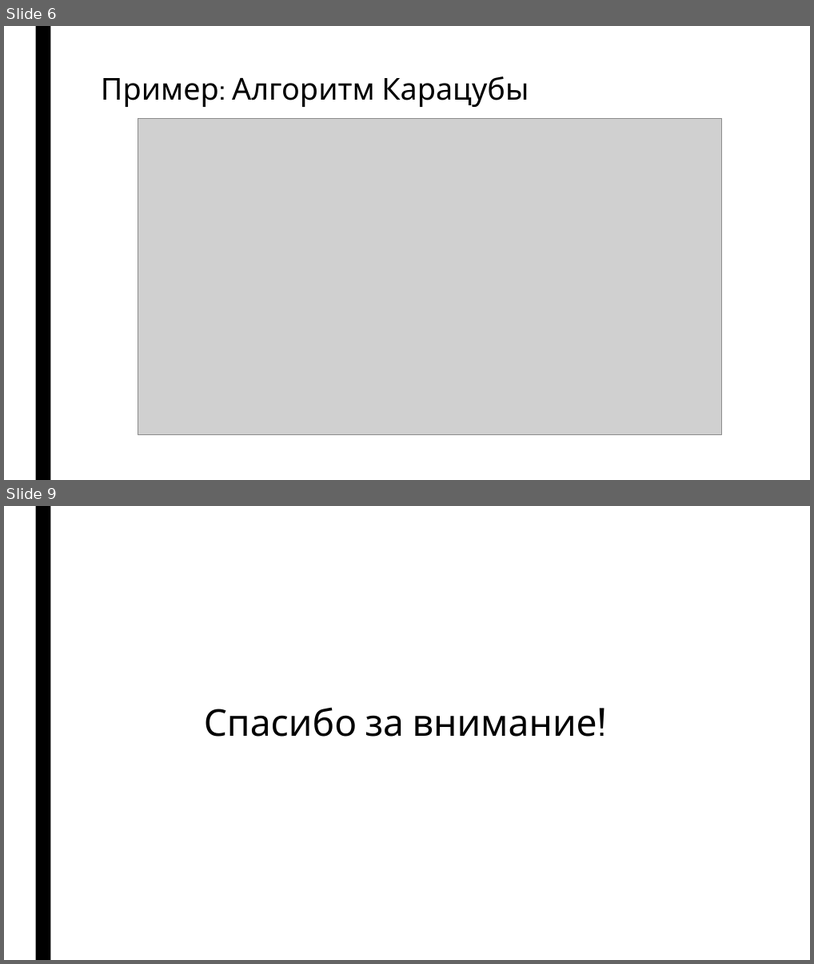
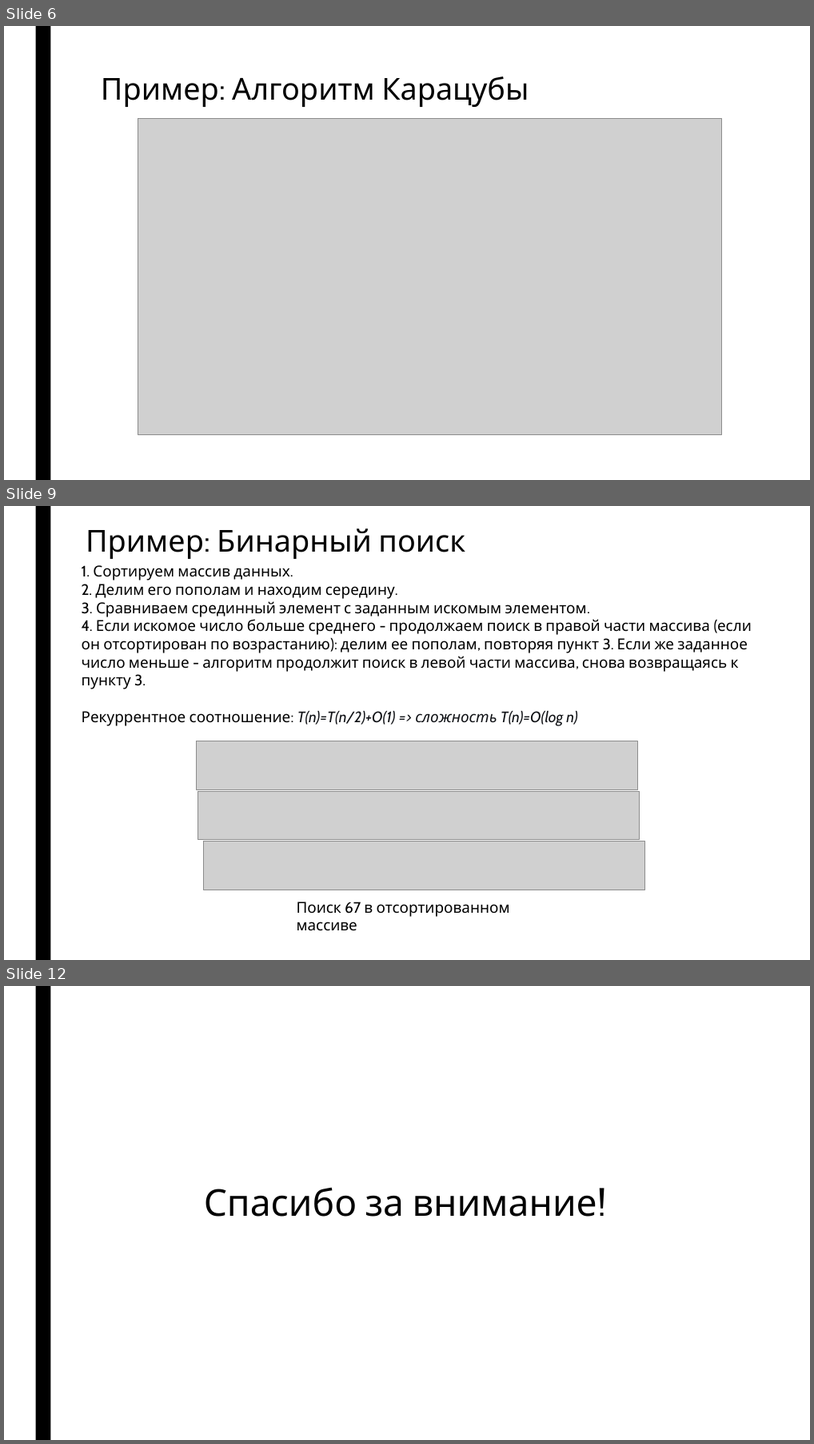
Before and after one commit to ArsenyBurov/4-term, a slide deck: Data-structures-and-algorithms/Presentations/source/divide-and-conquer.pptx. Shown one above the other, each under a label of ours: slides 6 and 9 before the commit, slides 6, 9 and 12 after it; the slides between them are not shown. The pictures are 814x964 and 814x1444 pixels, drawn with LibreOffice and Linux fonts; fonts in the diff are those of the drawing; grey boxes stand for pictures. Boxes give left, top, right and bottom in pixels: in the first picture for what was removed or moved away, otherwise in the second. Text is boxed around its words. In the diff, an @@ line names an element or a change of style, - is before the commit and + after.

```diff
--- a/Data-structures-and-algorithms/Presentations/source/divide-and-conquer.pptx
+++ b/Data-structures-and-algorithms/Presentations/source/divide-and-conquer.pptx
@@ slide 9 added at <box>4,506,810,960</box>, background #FFFFFF; not listed: 1 template element that a slide beside it also shows @@
@@ title added at <box>86,528,466,559</box>, 36 pt, text #000000 @@
+Пример: Бинарный поиск
@@ text added at <box>82,565,752,726</box>, 18 pt, text #000000 @@
+1. Сортируем массив данных.
+2. Делим его пополам и находим середину.
+3. Сравниваем срединный элемент с заданным искомым элементом.
+4. Если искомое число больше среднего - продолжаем поиск в правой части массива (если он отсортирован по возрастанию): делим ее пополам, повторяя пункт 3. Если же заданное число меньше - алгоритм продолжит поиск в левой части массива, снова возвращаясь к пункту 3.
+Рекуррентное соотношение: T(n)=T(n/2)+O(1) => сложность T(n)=O(log n)
@@ picture added at <box>196,740,638,789</box> @@
@@ picture added at <box>198,791,640,840</box> @@
@@ picture added at <box>204,841,646,889</box> @@
@@ text added at <box>297,901,510,931</box>, 18 pt, text #000000 @@
+Поиск 67 в отсортированном массиве
@@ what was slide 9 is now slide 12 @@
```
Also in this commit, not shown: 4 slides changed, 2 other slides added, 1 other file.
